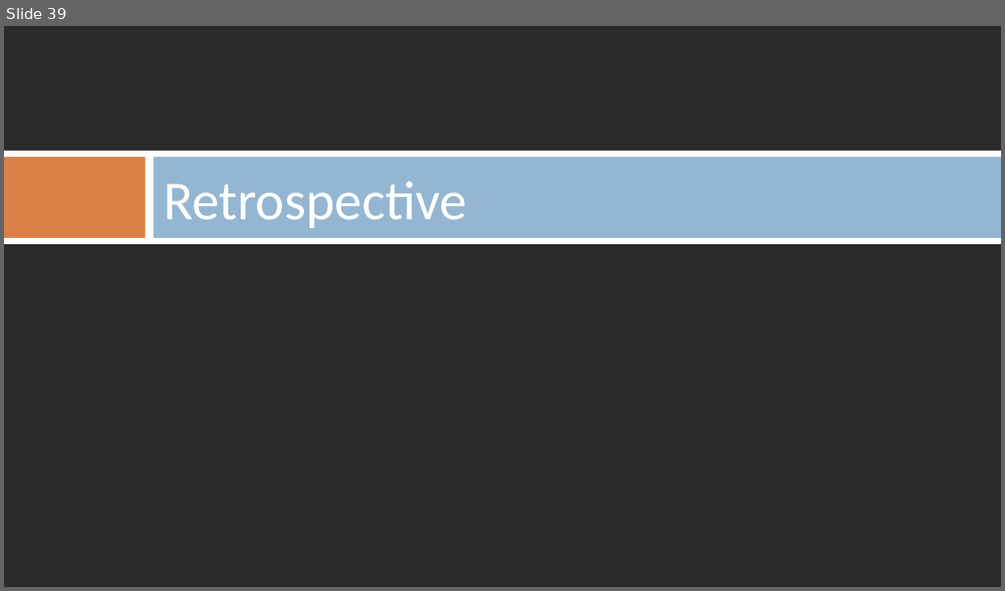
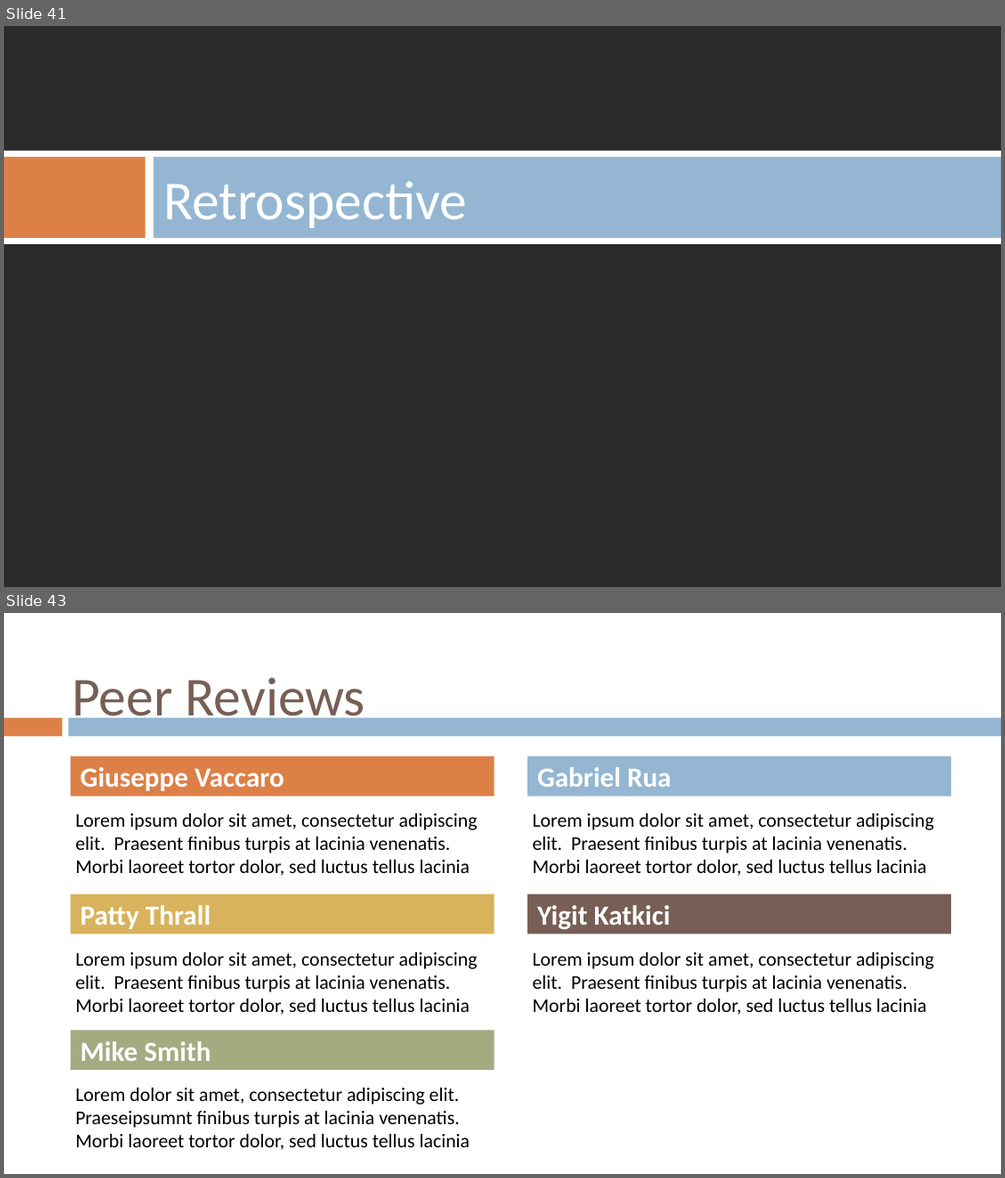
Before and after one commit to gvaccaro21/CS633---Term-Project, a slide deck: Final Presenation/CS_633_Zac3_term_project_report_FINAL_draft.pptx. Shown one above the other, each under a label of ours: slide 39 before the commit, slides 41 and 43 after it; the slides between them are not shown. The pictures are 1005x591 and 1005x1178 pixels, drawn with LibreOffice and Linux fonts; fonts in the diff are those of the drawing; background and template pictures are left out; a plain dark background stands for a picture behind light text. Boxes give left, top, right and bottom in pixels: in the first picture for what was removed or moved away, otherwise in the second. Text is boxed around its words. In the diff, an @@ line names an element or a change of style, - is before the commit and + after.

```diff
--- a/Final Presenation/CS_633_Zac3_term_project_report_FINAL_draft.pptx
+++ b/Final Presenation/CS_633_Zac3_term_project_report_FINAL_draft.pptx
@@ slide 43 added at (4,613,1001,1174), background #FFFFFF @@
@@ title added at (72,677,366,728), 39.6 pt, text #775F55 @@
+Peer Reviews
@@ rectangle added at (4,718,62,737), fill #DD8047 @@
@@ rectangle added at (69,718,1001,737), fill #94B6D2 @@
@@ text added at (71,756,494,796), fill #DD8047, 20 pt, text #FFFFFF, bold @@
+Giuseppe Vaccaro
@@ rectangle added at (527,756,951,796), fill #94B6D2, 20 pt, text #FFFFFF, bold @@
+Gabriel Rua
@@ text added at (75,813,477,876), 14 pt, text #000000 @@
+Lorem ipsum dolor sit amet, consectetur adipiscing elit. Praesent finibus turpis at lacinia venenatis. Morbi laoreet tortor dolor, sed luctus tellus lacinia
@@ text added at (533,813,934,876), 14 pt, text #000000 @@
+Lorem ipsum dolor sit amet, consectetur adipiscing elit. Praesent finibus turpis at lacinia venenatis. Morbi laoreet tortor dolor, sed luctus tellus lacinia
@@ text added at (71,894,494,934), fill #D8B25C, 20 pt, text #FFFFFF, bold @@
+Patty Thrall
@@ rectangle added at (527,894,951,934), fill #775F55, 20 pt, text #FFFFFF, bold @@
+Yigit Katkici
@@ text added at (75,952,477,1014), 14 pt, text #000000 @@
+Lorem ipsum dolor sit amet, consectetur adipiscing elit. Praesent finibus turpis at lacinia venenatis. Morbi laoreet tortor dolor, sed luctus tellus lacinia
@@ text added at (533,952,934,1014), 14 pt, text #000000 @@
+Lorem ipsum dolor sit amet, consectetur adipiscing elit. Praesent finibus turpis at lacinia venenatis. Morbi laoreet tortor dolor, sed luctus tellus lacinia
@@ rectangle added at (71,1030,494,1070), fill #A5AB81, 20 pt, text #FFFFFF, bold @@
+Mike Smith
@@ text added at (75,1087,470,1150), 14 pt, text #000000 @@
+Lorem dolor sit amet, consectetur adipiscing elit. Praeseipsumnt finibus turpis at lacinia venenatis. Morbi laoreet tortor dolor, sed luctus tellus lacinia
@@ what was slide 39 is now slide 41 @@
```
Also in this commit, not shown: 13 slides changed, 4 other slides added, 1 slide removed.
